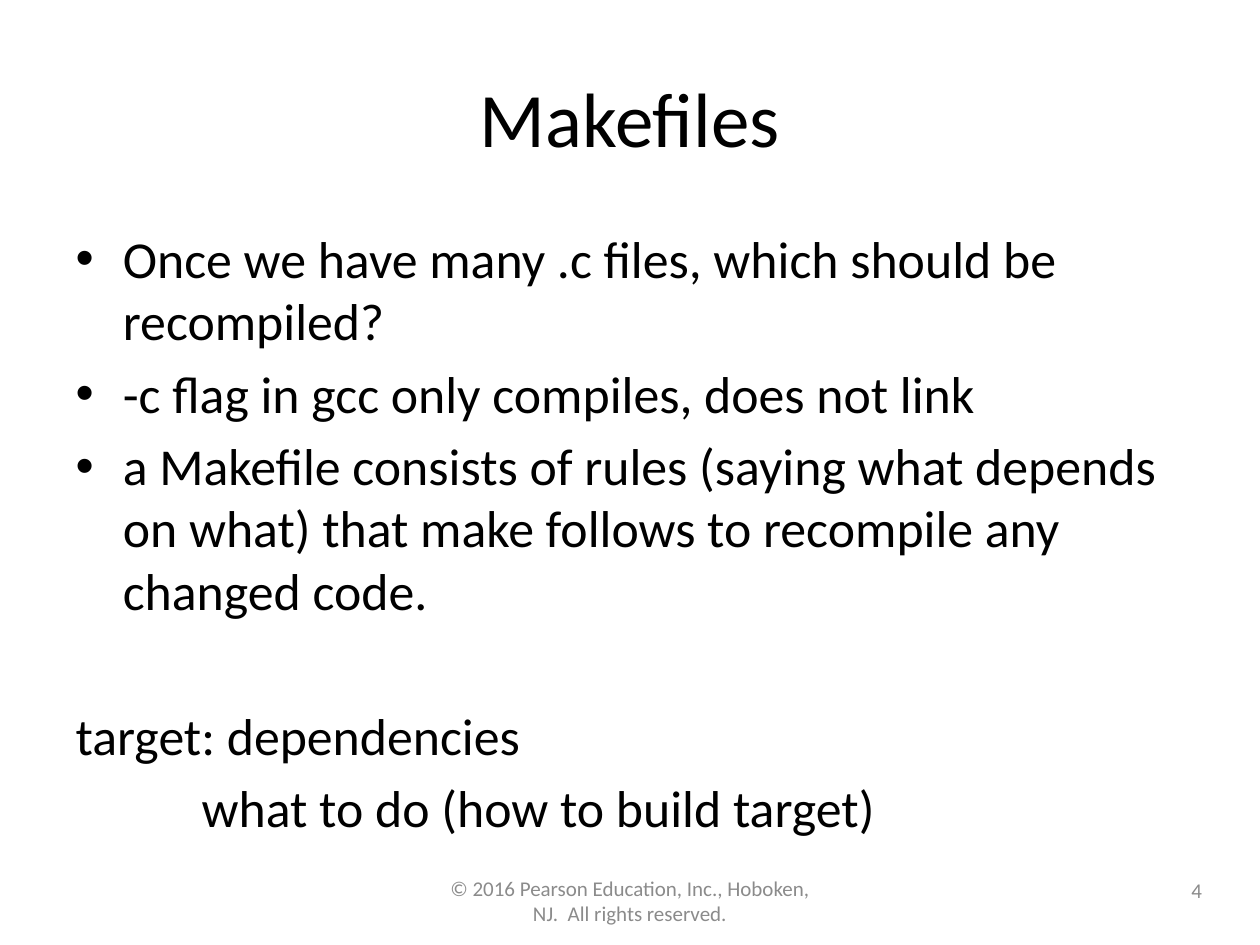
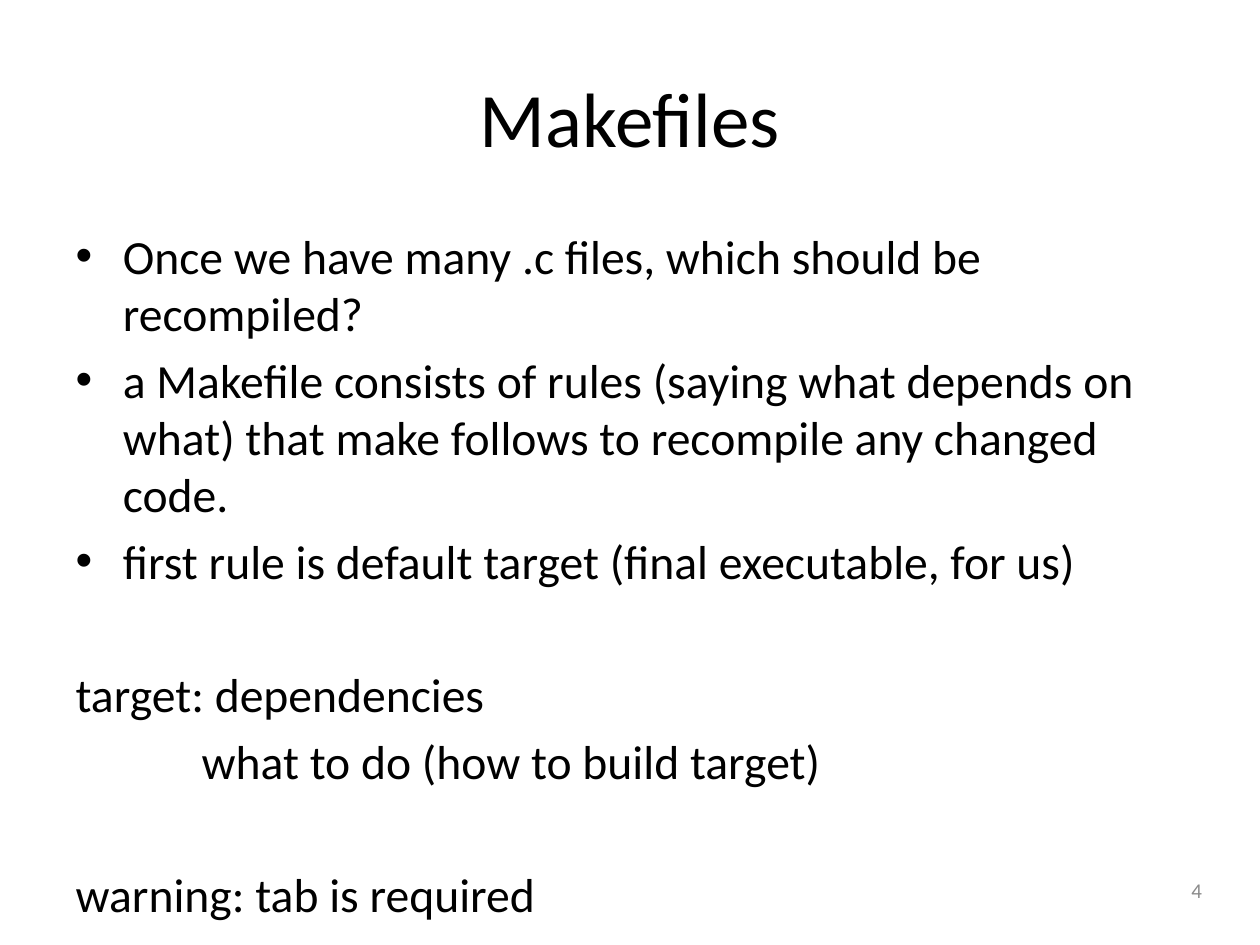
Before and after one commit to lgw2/lgw2.github.io, a slide deck: slide 4 of _teaching/csci112-fall-2023/lectures/ppts/splitting_up_program.pptx. Drawn at 1260x945 pixels with LibreOffice and Linux fonts; fonts in the diff are those of the drawing. Boxes give left, top, right and bottom in pixels: in the first picture for what was removed or moved away, otherwise in the second. Text is boxed around its words. In the diff, an @@ line names an element or a change of style, - is before the commit and + after.

```diff
--- a/_teaching/csci112-fall-2023/lectures/ppts/splitting_up_program.pptx
+++ b/_teaching/csci112-fall-2023/lectures/ppts/splitting_up_program.pptx
@@ text at (76, 241, 1133, 788): paragraph added @@
+warning: tab is required
@@ text at (76, 241, 1133, 788): size 29.6 to 27.2 pt in "Once we have many .c files, which ...", "a Makefile consists of rules (saying what ...", "target: dependencies", "what to do (how to build target)" @@
@@ text at (123, 377, 974, 422): paragraph removed @@
-• -c flag in gcc only compiles, does not link
@@ text at (123, 544, 1074, 588): paragraph added @@
+• first rule is default target (final executable, for us)
@@ text removed at (473, 881, 809, 925) @@
-© 2016 Pearson Education, Inc., Hoboken, NJ. All rights reserved.
```
Also in this commit, not shown: 1 other slide changed, 3 slides added, 2 slides removed, 5 other files.
